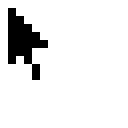
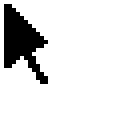
Before/after of a (128, 128) layered artwork. What changed in the layer stack:
painted on "Cursor" over [4,4,48,84]
